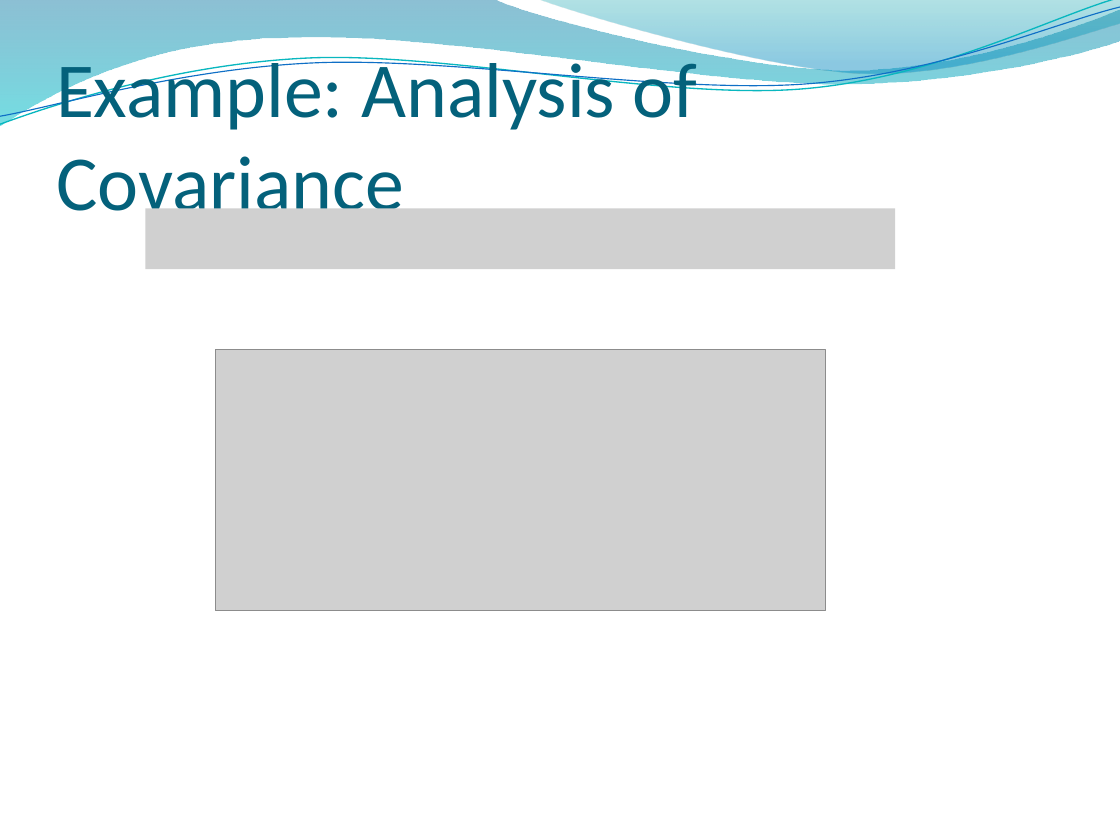
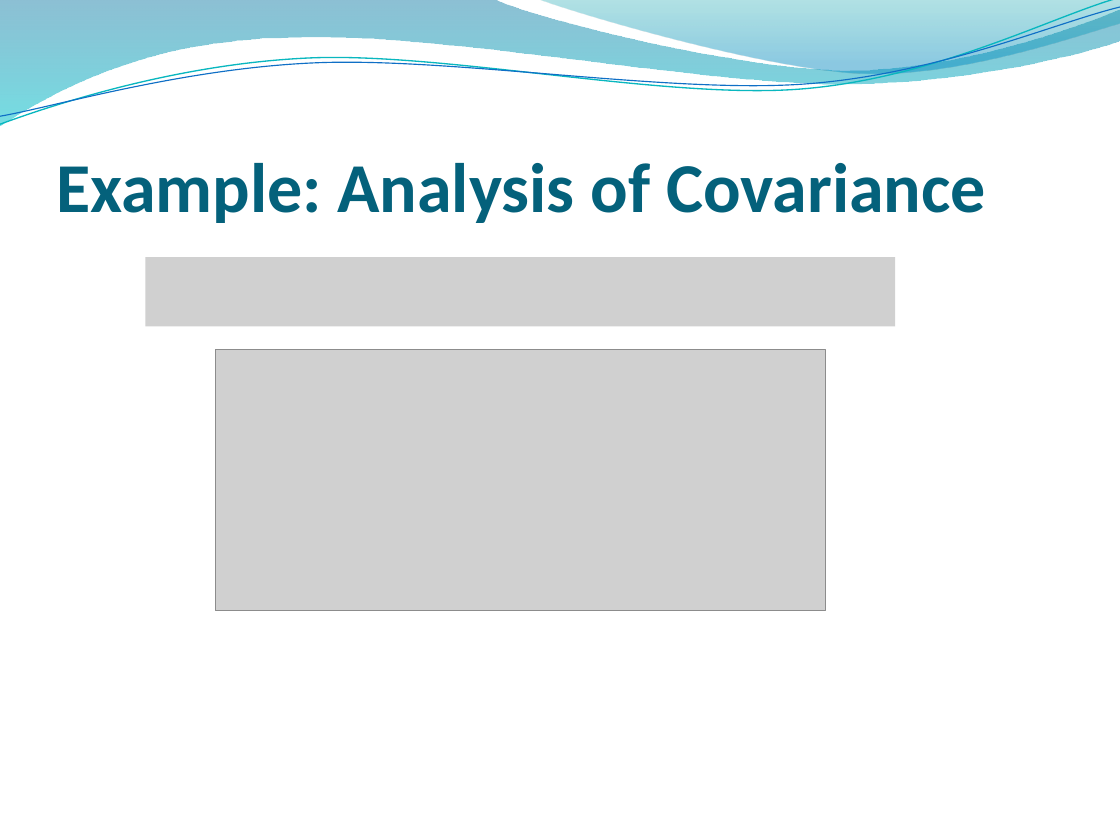
Before and after one commit to ricschuster/R_Workshop_Vienna_2018_02, a slide deck: slide 38 of ppts/Topic 3 Key Components of (Generalized) Linear Models.pptx. Drawn at 1120x840 pixels with LibreOffice and Linux fonts; fonts in the diff are those of the drawing; grey boxes stand for pictures; background and template pictures are left out. Boxes give left, top, right and bottom in pixels: in the first picture for what was removed or moved away, otherwise in the second. Text is boxed around its words. In the diff, an @@ line names an element or a change of style, - is before the commit and + after.

```diff
--- a/ppts/Topic 3 Key Components of (Generalized) Linear Models.pptx
+++ b/ppts/Topic 3 Key Components of (Generalized) Linear Models.pptx
@@ title "Example: Analysis of Covariance" at (56,163,986,223): size 50 to 45 pt, bold on @@
@@ picture removed at (146,208,895,269) @@
@@ picture added at (146,258,895,327) @@
```
Also in this commit, not shown: 40 other slides changed.
